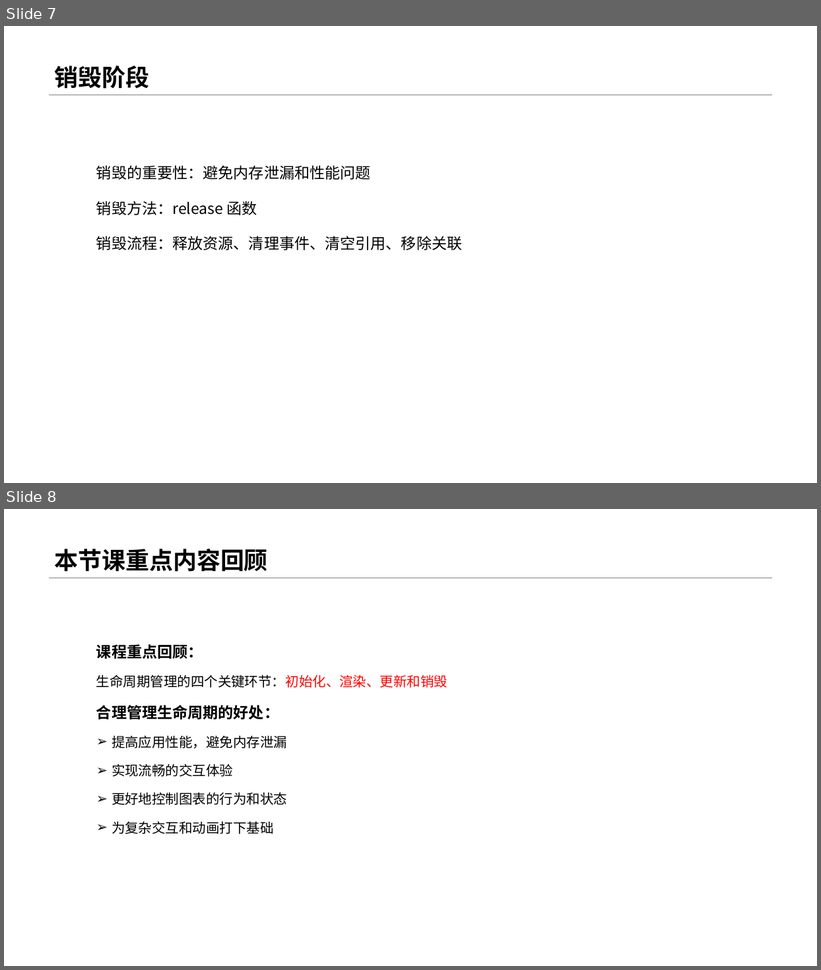
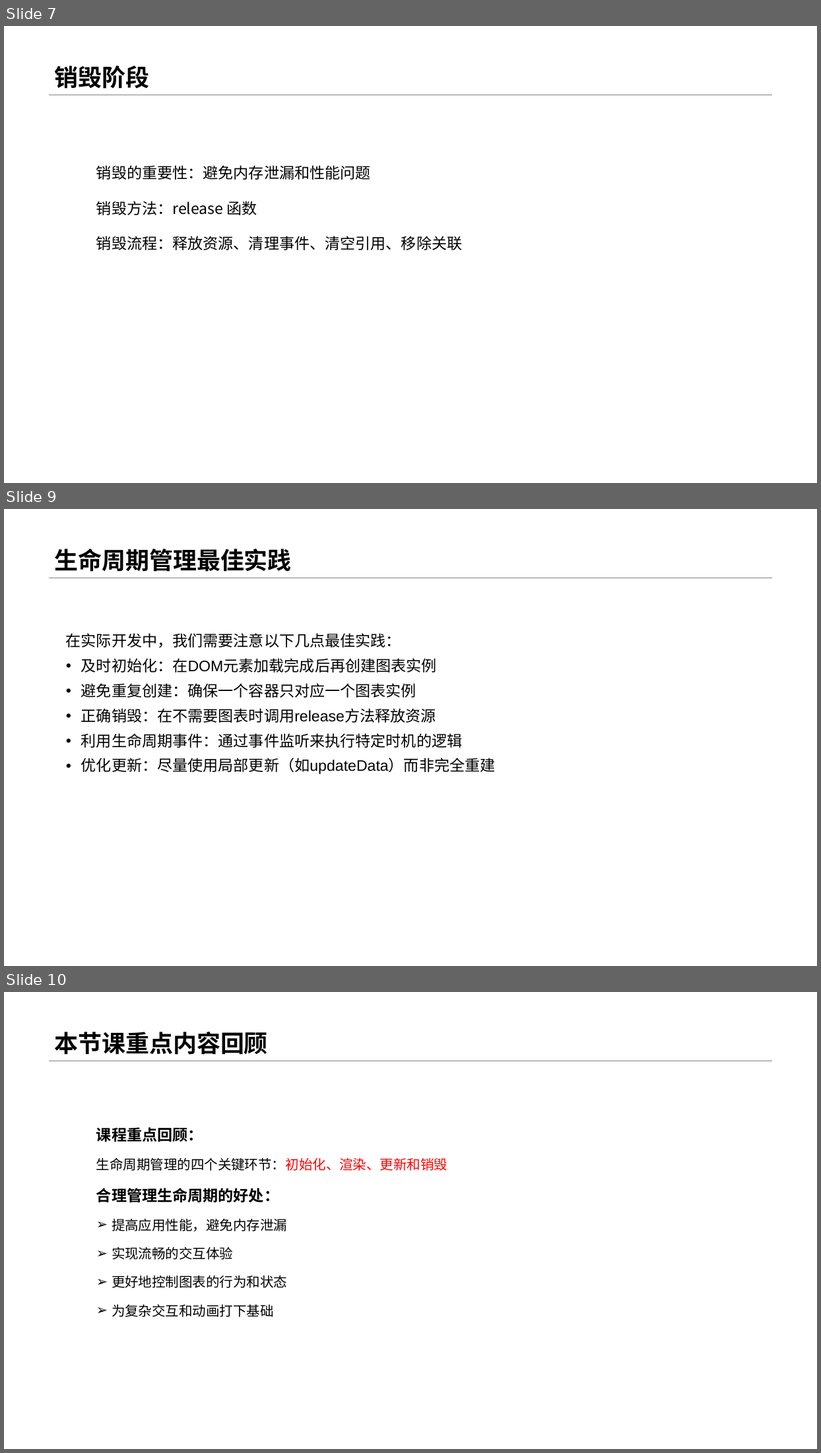
Before and after one commit to menglin1997/vchartCourse, a slide deck: code/Chapter 1 - Basics for Beginners/04-Life cycle/04 - 生命周期.pptx. Shown one above the other, each under a label of ours: slides 7 and 8 before the commit, slides 7, 9 and 10 after it; the slides between them are not shown. The pictures are 821x970 and 821x1453 pixels, drawn with LibreOffice and Linux fonts; fonts in the diff are those of the drawing. Boxes give left, top, right and bottom in pixels: in the first picture for what was removed or moved away, otherwise in the second. Text is boxed around its words. In the diff, an @@ line names an element or a change of style, - is before the commit and + after.

```diff
--- a/code/Chapter 1 - Basics for Beginners/04-Life cycle/04 - 生命周期.pptx
+++ b/code/Chapter 1 - Basics for Beginners/04-Life cycle/04 - 生命周期.pptx
@@ slide 9 added at (4, 509, 817, 966), background #FFFFFF; not listed: 1 template element that a slide beside it also shows @@
@@ title added at (55, 549, 292, 572), 28 pt, text #000000, bold @@
+生命周期管理最佳实践
@@ text added at (66, 633, 496, 774), 18 pt, text #000000 @@
+在实际开发中，我们需要注意以下几点最佳实践：
+• 及时初始化：在DOM元素加载完成后再创建图表实例
+• 避免重复创建：确保一个容器只对应一个图表实例
+• 正确销毁：在不需要图表时调用release方法释放资源
+• 利用生命周期事件：通过事件监听来执行特定时机的逻辑
+• 优化更新：尽量使用局部更新（如updateData）而非完全重建
@@ what was slide 8 is now slide 10 @@
```
Also in this commit, not shown: 1 other slide added, 6 other files.
